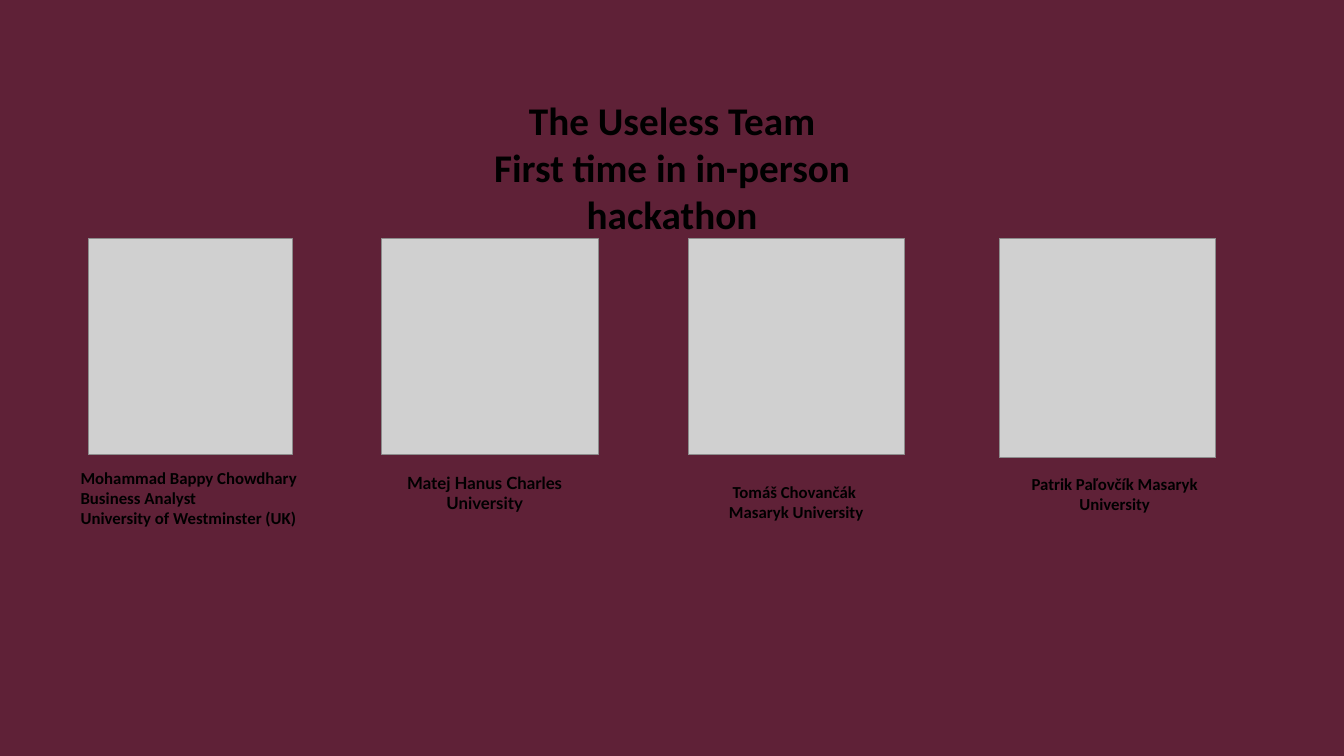
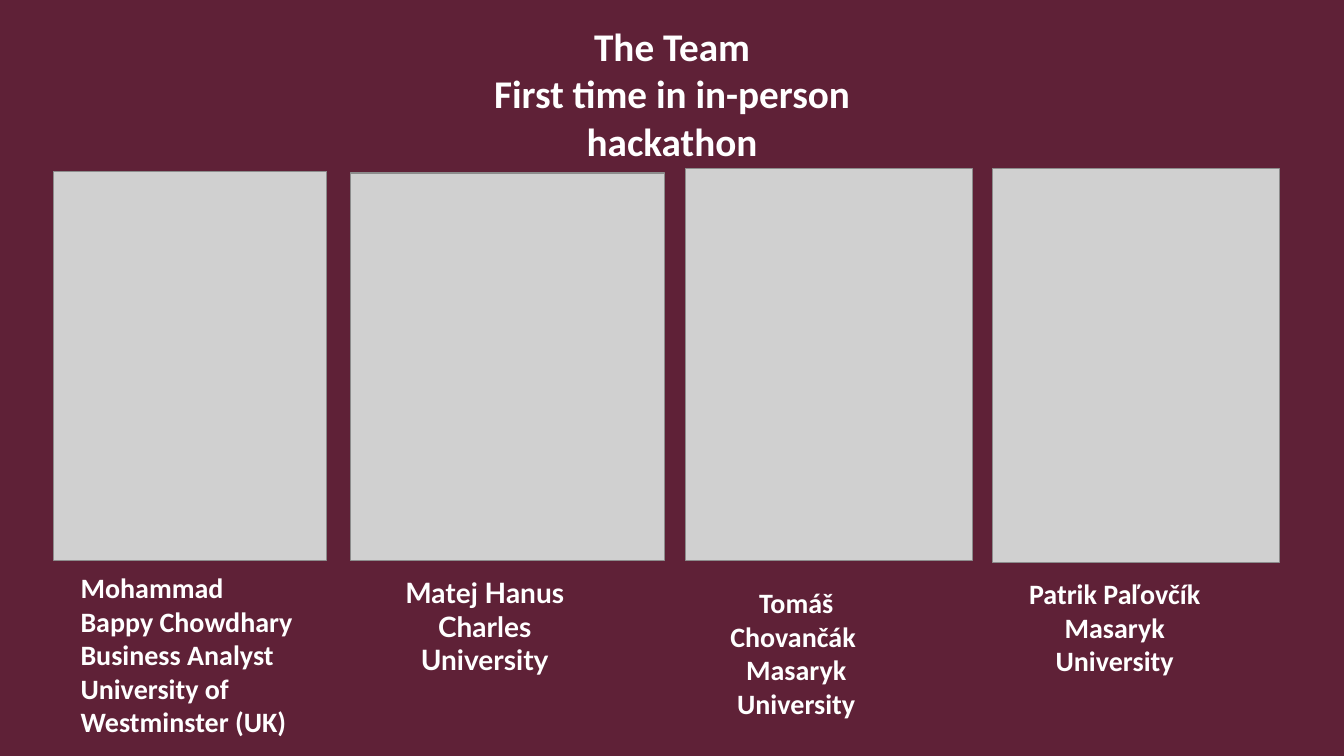
Before and after one commit to ToChoKral/HackKo-ice2023, a slide deck: slide 2 of Team-solution.pptx. Drawn at 1344x756 pixels with LibreOffice and Linux fonts; fonts in the diff are those of the drawing; grey boxes stand for pictures. Boxes give left, top, right and bottom in pixels: in the first picture for what was removed or moved away, otherwise in the second. Text is boxed around its words. In the diff, an @@ line names an element or a change of style, - is before the commit and + after.

Commit message:
presentation good

```diff
--- a/Team-solution.pptx
+++ b/Team-solution.pptx
@@ text "The Team": place and size @@
-text "The Team" at [494,107,850,240]
+text "The Team" at [494,33,850,157]
@@ text at [594,33,750,62]: text changed; text colour #000000 to #FFFFFF @@
-The Useless Team
+The Team
@@ text at [494,80,850,157]: text colour #000000 to #FFFFFF in "First time in in-person hackathon" @@
@@ picture: place and size @@
-picture at [89,238,292,455]
+picture at [53,171,327,561]
@@ picture: place and size @@
-picture at [382,238,599,455]
+picture at [351,173,665,561]
@@ picture: place and size @@
-picture at [689,238,905,455]
+picture at [686,169,973,561]
@@ picture: place and size @@
-picture at [1000,238,1217,458]
+picture at [992,169,1279,563]
@@ size 12 to 20 pt, text colour #000000 to #FFFFFF in 4 elements at [1029,584,1200,676], [405,582,564,675], [730,593,855,719], [81,578,293,736] @@
@@ text "Mohammad Bappy Chowdhary": place and size @@
-text "Mohammad Bappy Chowdhary" at [81,472,297,527]
+text "Mohammad Bappy Chowdhary" at [81,578,293,736]
@@ text "Matej Hanus Charles University": place and size @@
-text "Matej Hanus Charles University" at [407,476,562,512]
+text "Matej Hanus Charles University" at [405,582,564,675]
@@ text "Tomáš Chovančák": place and size @@
-text "Tomáš Chovančák" at [729,486,864,521]
+text "Tomáš Chovančák" at [730,593,855,719]
@@ text "Patrik Paľovčík Masaryk University": place and size @@
-text "Patrik Paľovčík Masaryk University" at [1032,478,1198,513]
+text "Patrik Paľovčík Masaryk University" at [1029,584,1200,676]
```
Also in this commit, not shown: 1 other slide changed, 7 slides added, 6 slides removed.
